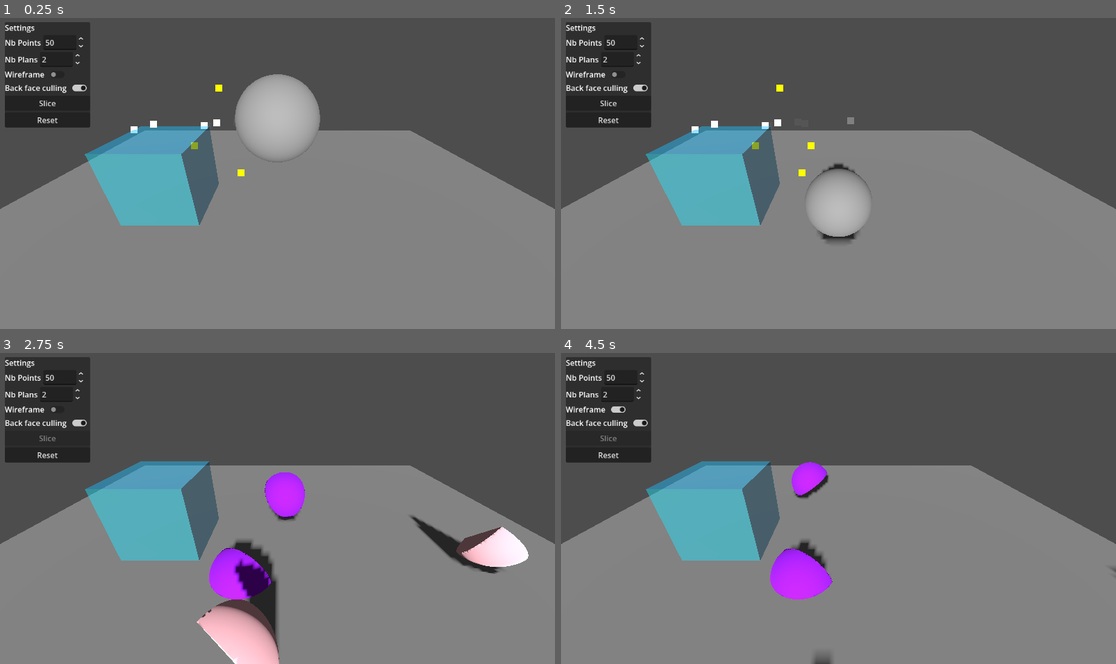
Above: before the commit, frames 1-4 (two rows, left to right).
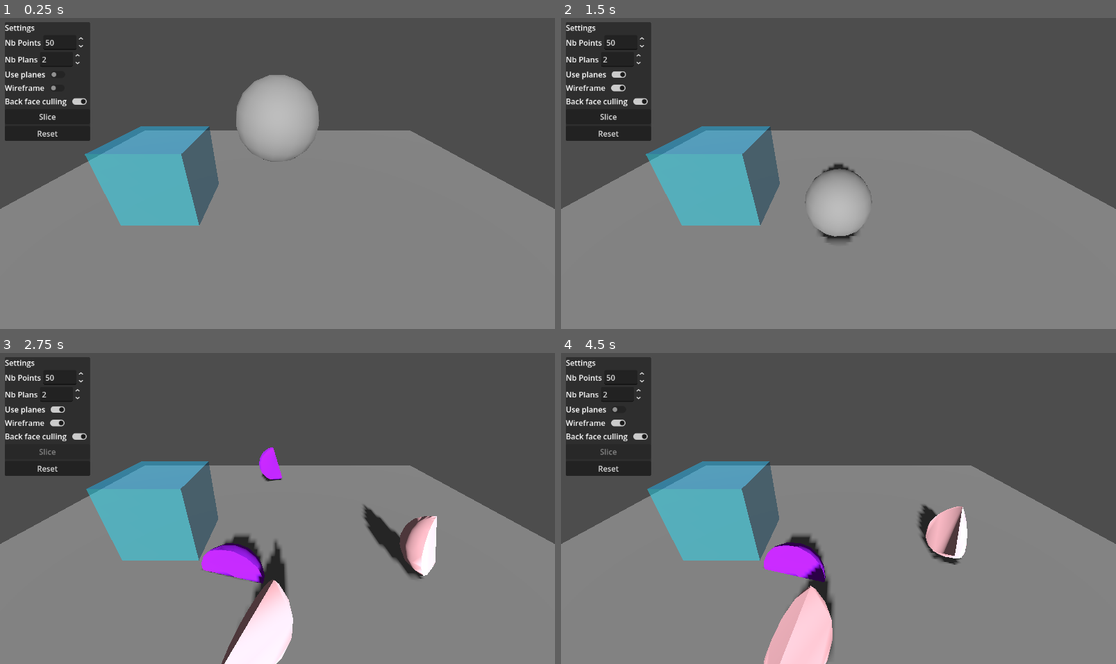
Above: after the commit, the same moments.

Repository: Rashnain/TER-2026
Game: Godot game, scene res://scenes/test.tscn
Two runs of this game, one before a commit and one after it. Both use one fixed random seed, a clock stepped at 60 frames per second and the inputs below.
Inputs (mouse positions are in pixels of both pictures, inside the frame that each line leads up to; where the layout moved, square brackets give the same spot in the first picture):
- Up to frame 1 (0.25 s): no input
- Up to frame 2 (1.5 s): click (616, 89) [616, 73] at 0.5 s; click (616, 73) at 1.27 s
- Up to frame 3 (2.75 s): click "Slice" at 2 s
- Up to frame 4 (4.5 s): click (616, 424) [616, 408] at 2.75 s; click (616, 408) at 3.52 s; click (616, 424) [616, 408] at 4.25 s

The runs differ from the first frame. In frame 1, 1.4% of the frame differs, in the area x 0-58%, y 17-51%; in frame 2, 1.5%; in frame 3, 11%, in the area x 0-96%, y 17-100%; in frame 4, 6.9%.

Commit message:
ajout mesh clipping + option pour plane clipping

Diff:
--- a/projet/ter/scenes/test.tscn
+++ b/projet/ter/scenes/test.tscn
@@ -11,6 +11,8 @@
 size = Vector2(5, 5)
 
 [sub_resource type="SphereMesh" id="SphereMesh_bl13t"]
+radial_segments = 16
+rings = 8
 
 [sub_resource type="SphereShape3D" id="SphereShape3D_errlg"]
 
@@ -55,6 +57,8 @@
 [node name="pieces" type="Node3D" parent="." unique_id=276558277]
 unique_name_in_owner = true
 transform = Transform3D(1, 0, 0, 0, 1, 0, 0, 0, 1, 0, 2, 0)
+
+[node name="points" type="Node3D" parent="pieces" unique_id=1865095206]
 
 [node name="RigidBody3D" type="RigidBody3D" parent="pieces" unique_id=417707697]
 transform = Transform3D(0.9861093, 0.16609757, 0, -0.16609757, 0.9861093, 0, 0, 0, 1, 0, 0, 0)
@@ -128,6 +132,17 @@
 max_value = 50.0
 value = 2.0
 
+[node name="HBoxContainer5" type="HBoxContainer" parent="CanvasLayer/Control/PanelContainer/VBoxContainer" unique_id=305358778]
+layout_mode = 2
+
+[node name="Label" type="Label" parent="CanvasLayer/Control/PanelContainer/VBoxContainer/HBoxContainer5" unique_id=1406099935]
+layout_mode = 2
+text = "Use planes"
+
+[node name="UsePlanesButton" type="CheckButton" parent="CanvasLayer/Control/PanelContainer/VBoxContainer/HBoxContainer5" unique_id=1181324305]
+unique_name_in_owner = true
+layout_mode = 2
+
 [node name="HBoxContainer3" type="HBoxContainer" parent="CanvasLayer/Control/PanelContainer/VBoxContainer" unique_id=1092337495]
 layout_mode = 2
 
@@ -159,6 +174,7 @@
 layout_mode = 2
 text = "Reset"
 
+[connection signal="toggled" from="CanvasLayer/Control/PanelContainer/VBoxContainer/HBoxContainer5/UsePlanesButton" to="." method="_on_use_planes_toggled"]
 [connection signal="toggled" from="CanvasLayer/Control/PanelContainer/VBoxContainer/HBoxContainer3/CheckButton" to="." method="_on_wireframe_toggled"]
 [connection signal="toggled" from="CanvasLayer/Control/PanelContainer/VBoxContainer/HBoxContainer4/CheckButton" to="." method="_on_back_face_culling_toggled"]
 [connection signal="pressed" from="CanvasLayer/Control/PanelContainer/VBoxContainer/SliceButton" to="." method="_on_slice_button_pressed"]
--- a/projet/ter/scripts/clip_polygon.gd
+++ b/projet/ter/scripts/clip_polygon.gd
@@ -75,11 +75,11 @@
 		var a := clipping_indices[i * 3]
 		var b := clipping_indices[i * 3 + 1]
 		var c := clipping_indices[i * 3 + 2]
-		print(a, " ", b, " ", c)
+		#print(a, " ", b, " ", c)
 		var ab := clipping_points[b] - clipping_points[a]
 		var ac := clipping_points[c] - clipping_points[a]
 		var normal := ac.cross(ab).normalized()
-		print(normal)
+		#print(normal)
 
 		for y in range(len(input)):
 			var current_point := input[y]
@@ -89,20 +89,20 @@
 			var prev_inside := (clipping_points[a] - prev_point).dot(normal)
 
 			if current_inside >= 0:
-				print("%d: %f %f %f is inside" % [y, current_point.x, current_point.y, current_point.z])
+				#print("%d: %f %f %f is inside" % [y, current_point.x, current_point.y, current_point.z])
 				if not prev_inside >= 0:
-					print("prev outside")
+					#print("prev outside")
 					var intersection_point := ray_plane_intersection(clipping_points[a], normal, current_point, prev_point)
-					print(intersection_point)
+					#print(intersection_point)
 					output.append(intersection_point)
 					outside.append(intersection_point)
 				output.append(current_point)
 			else:
-				print("%d: %f %f %f is outside" % [y, current_point.x, current_point.y, current_point.z])
+				#print("%d: %f %f %f is outside" % [y, current_point.x, current_point.y, current_point.z])
 				if prev_inside >= 0:
-					print("prev inside")
+					#print("prev inside")
 					var intersection_point := ray_plane_intersection(clipping_points[a], normal, prev_point, current_point)
-					print(intersection_point)
+					#print(intersection_point)
 					output.append(intersection_point)
 					outside.append(intersection_point)
 				outside.append(current_point)
--- a/projet/ter/scripts/slicer.gd
+++ b/projet/ter/scripts/slicer.gd
@@ -3,6 +3,7 @@
 var aabb: AABB
 @onready var aabb_node: MeshInstance3D = %aabb
 @onready var points_node: Node3D = %points
+@onready var points_node2: Node3D = %pieces/points
 @onready var base_point: MeshInstance3D = %base_point
 @onready var pieces_node: Node3D = %pieces
 @onready var mesh_to_cut: RigidBody3D = %pieces/RigidBody3D
@@ -11,17 +12,18 @@
 @onready var reset_button: Button = %ResetButton
 @onready var points_spin: SpinBox = %PointsSpinBox
 @onready var depth_spin: SpinBox = %DepthSpinBox
+@onready var use_planes_button: CheckButton = %UsePlanesButton
 
 var original_mesh_instance: MeshInstance3D
 var voronoi_fracture: VoronoiFracture
 var tetrahedralization_debug_mesh: Node3D
 var voronoi_diagram_debug_mesh: Node3D
+var use_planes: bool
 
 func slice_object(mesh_instance: MeshInstance3D, points: PackedVector3Array, depth: int):
 	if depth <= 0 or mesh_instance == null:
 		return
 
-	# 1. Prepare the Initial Mesh Data
 	var array_mesh: ArrayMesh
 	if mesh_instance.mesh is PrimitiveMesh:
 		array_mesh = ArrayMesh.new()
@@ -33,7 +35,7 @@
 	if points.size() < 2: return
 	var p1 = points[0]
 	var p2 = points[1]
-	var plane_normal = (p1 - p2).normalized()	#on trouve la normale au plan
+	var plane_normal = (p1 - p2).normalized()
 	plane_normal = (plane_normal + Vector3(randf_range(-0.1, 0.1), randf_range(-0.1, 0.1), randf_range(-0.1, 0.1))).normalized() #on rajoute un peu d'aléatoire
 	var plane_point = (p1 + p2) / 2.0 #on trouve le centre du plan (sinon par defaut c'est l'origine du monde)
 	var plane = Plane(plane_normal, plane_point)
@@ -57,19 +59,38 @@
 		var v3 := mdt.get_vertex(mdt.get_face_vertex(i, 2))
 		var triangle := PackedVector3Array([v1, v2, v3])
 
-		var poly_left := Geometry3D.clip_polygon(triangle, plane)
-		var poly_right := Geometry3D.clip_polygon(triangle, -plane)
+		var poly_left
+		var poly_right
+		if use_planes:
+			poly_left = Geometry3D.clip_polygon(triangle, plane)
+			poly_right = Geometry3D.clip_polygon(triangle, -plane)
+		else:
+			var clip_tetrahedron := [Vector3(-2, 0, -2), Vector3(-1, 0, 1), Vector3(1, 0, 1), Vector3(0.67, 1, 0.67)]
+			var clip_indices : Array[int] = [0, 3, 1, 1, 3, 2, 2, 3, 0, 0, 1, 2]
+			show_points_3d(triangle, Color.GREEN, points_node2)
+			show_points_3d(clip_tetrahedron, Color.YELLOW, points_node2)
+			var res := ClipPolygon.clip_polygon_3d(triangle, clip_tetrahedron, clip_indices)
+			poly_left = res[0]
+			show_points_3d(poly_left, Color.BLACK, points_node2)
+			poly_right = res[1]
+			for y in range(len(poly_right)):
+				show_points_3d(poly_right[y], Color.WHITE / (y+1), points_node2)
 
 		if poly_left.size() >= 3:
 			add_poly_to_st(st_left, poly_left)
-			for p in poly_left:
-				if abs(plane.distance_to(p)) < 0.001:
-					intersection_points.append(p)
-
-		if poly_right.size() >= 3:
-			add_poly_to_st(st_right, poly_right)
-
-	if intersection_points.size() >= 3:
+			if use_planes:
+				for p in poly_left:
+					if abs(plane.distance_to(p)) < 0.001:
+						intersection_points.append(p)
+
+		if use_planes:
+			if poly_right.size() >= 3:
+				add_poly_to_st(st_right, poly_right)
+		else:
+			for piece in poly_right:
+				add_poly_to_st(st_right, piece)
+
+	if use_planes && intersection_points.size() >= 3:
 		fill_cut_hole(st_left, intersection_points, plane)
 		fill_cut_hole(st_right, intersection_points, -plane)
 
@@ -83,11 +104,12 @@
 	var mi3d_left = create_piece(mesh_left, trans, velocity, plane.normal * 0.005, true, plane_point)
 	var mi3d_right = create_piece(mesh_right, trans, velocity, -plane.normal * 0.005, false, plane_point)
 
-	parent_body.queue_free()
-
-	if points.size() >= 2:
-		if mi3d_left: slice_object(mi3d_left, points.duplicate(), depth - 1)
-		if mi3d_right: slice_object(mi3d_right, points.duplicate(), depth - 1)
+	if use_planes:
+		parent_body.queue_free()
+
+		if points.size() >= 2:
+			if mi3d_left: slice_object(mi3d_left, points.duplicate(), depth - 1)
+			if mi3d_right: slice_object(mi3d_right, points.duplicate(), depth - 1)
 
 func fill_cut_hole(st: SurfaceTool, points: PackedVector3Array, plane: Plane):
 	if points.size() < 3: return
@@ -165,7 +187,7 @@
 	new_body.global_transform = t
 	new_body.global_translate(offset)
 	new_body.linear_velocity = velocity
-	if impact_point != Vector3.ZERO:
+	if use_planes && impact_point != Vector3.ZERO:
 		var push_direction = offset.normalized()
 		var force = 2000.0
 		new_body.apply_impulse(push_direction * force)
@@ -197,9 +219,9 @@
 	var points_3d : PackedVector3Array = []
 	for point in points:
 		points_3d.append(Vector3(point.x, 0, point.y))
-	show_points_3d(points_3d, color)
-
-func show_points_3d(points: PackedVector3Array, color: Color):
+	show_points_3d(points_3d, color, points_node)
+
+func show_points_3d(points: PackedVector3Array, color: Color, node: Node):
 	for point in points:
 		var new_point := MeshInstance3D.new()
 		new_point.mesh = PointMesh.new()
@@ -207,7 +229,7 @@
 		new_point.position = point
 		new_point.mesh.material = base_point.mesh.material.duplicate()
 		new_point.mesh.material.albedo_color = color
-		points_node.add_child(new_point)
+		node.add_child(new_point)
 
 func show_tetrahedralization(points: PackedVector3Array):
 	voronoi_fracture.bowyer_watson(points)
@@ -232,6 +254,7 @@
 	original_mesh_instance = mesh_to_cut.get_node("MeshInstance3D")
 
 	aabb_node.rotate(Vector3.UP, PI/2) # debug pour ce qu'il y a en dessous
+	use_planes = use_planes_button.button_pressed
 
 	#var polygon_crescent := [Vector2(0.6, 1), Vector2(0.2, 1), Vector2(0.0, 0.6), Vector2(0.2, 0.2), Vector2(0.6, 0.2), Vector2(0.4, 0.6)]
 	#var clip_polygon_triangle := [Vector2(0.4, 0.4), Vector2(0.4, 0.0), Vector2(0.8, 0.2)]
@@ -247,19 +270,22 @@
 	#var res := ClipPolygon.clip_polygon_2d(polygon_square, clip_square)
 	#show_points_2d(res, Color.BLACK)
 
-	var triangle := [Vector3(1.75, 0.25, 1.75), Vector3(0, 0.67, 0), Vector3(0.33, 0.5, -0.5)]
-	var clip_tetrahedron := [Vector3(1, 0, 0), Vector3(0, 0, 1), Vector3(1, 0, 1), Vector3(0.67, 1, 0.67)]
-	var clip_indices : Array[int] = [0, 3, 1, 1, 3, 2, 2, 3, 0, 0, 1, 2]
-	show_points_3d(triangle, Color.GREEN)
-	show_points_3d(clip_tetrahedron, Color.YELLOW)
-	var res := ClipPolygon.clip_polygon_3d(triangle, clip_tetrahedron, clip_indices)
-	show_points_3d(res[0], Color.BLACK)
-	print(len(res[1]))
-	print(res[1])
-	#show_points_3d(res[1][0], Color.WHITE)
-	for i in range(len(res[1])):
-		show_points_3d(res[1][i], Color.WHITE / (i+1))
-	print(res[1])
+	#var triangle := [Vector3(1.75, 0.25, 1.75), Vector3(0, 0.67, 0), Vector3(0.33, 0.5, -0.5)]
+	#var clip_tetrahedron := [Vector3(1, 0, 0), Vector3(0, 0, 1), Vector3(1, 0, 1), Vector3(0.67, 1, 0.67)]
+	#var clip_indices : Array[int] = [0, 3, 1, 1, 3, 2, 2, 3, 0, 0, 1, 2]
+	#show_points_3d(triangle, Color.GREEN, points_node)
+	#show_points_3d(clip_tetrahedron, Color.YELLOW, points_node)
+	#var res := ClipPolygon.clip_polygon_3d(triangle, clip_tetrahedron, clip_indices)
+	#show_points_3d(res[0], Color.BLACK, points_node)
+	#print(len(res[1]))
+	#print(res[1])
+	##show_points_3d(res[1][0], Color.WHITE)
+	#for i in range(len(res[1])):
+		#show_points_3d(res[1][i], Color.WHITE / (i+1), points_node)
+	#print(res[1])
+
+func _on_use_planes_toggled(toggled_on: bool) -> void:
+	use_planes = toggled_on
 
 func _on_slice_button_pressed():
 	clean_pieces()
@@ -284,12 +310,14 @@
 func _on_back_face_culling_toggled(toggled_on: bool) -> void:
 	var rigid_bodies: Array[Node] = pieces_node.get_children()
 	for rb in rigid_bodies:
+		if (rb.get_child_count() == 0): continue
 		var mi := rb.get_child(0)
-		if (mi.material_override):
+		if mi.material_override:
 			mi.material_override.cull_mode = BaseMaterial3D.CULL_BACK if toggled_on else BaseMaterial3D.CULL_DISABLED
 
 func clean_pieces():
 	for point in points_node.get_children():
 		point.queue_free()
 	for piece in pieces_node.get_children():
-		piece.queue_free()
+		if piece.name != "points":
+			piece.queue_free()
